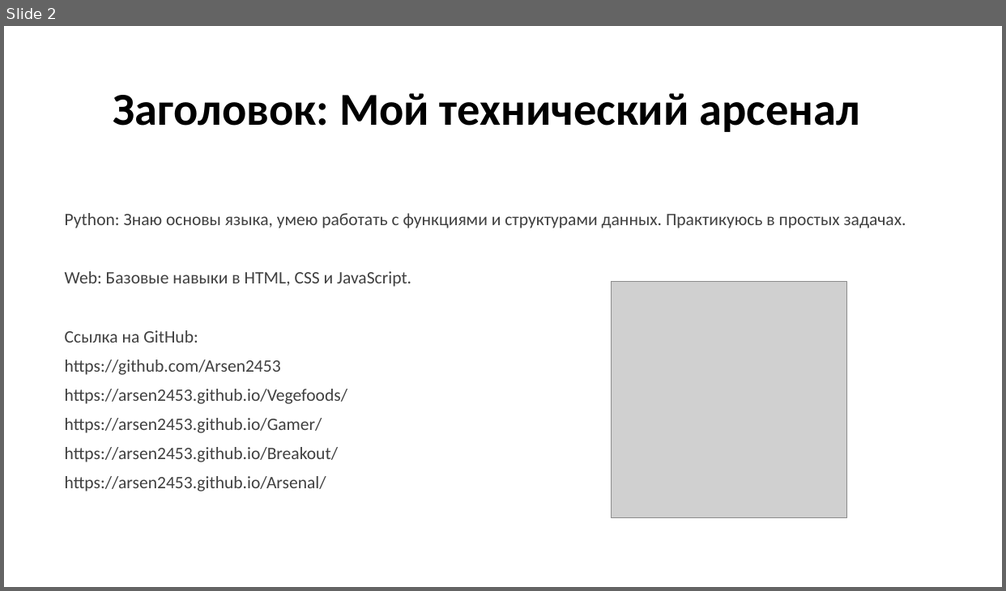
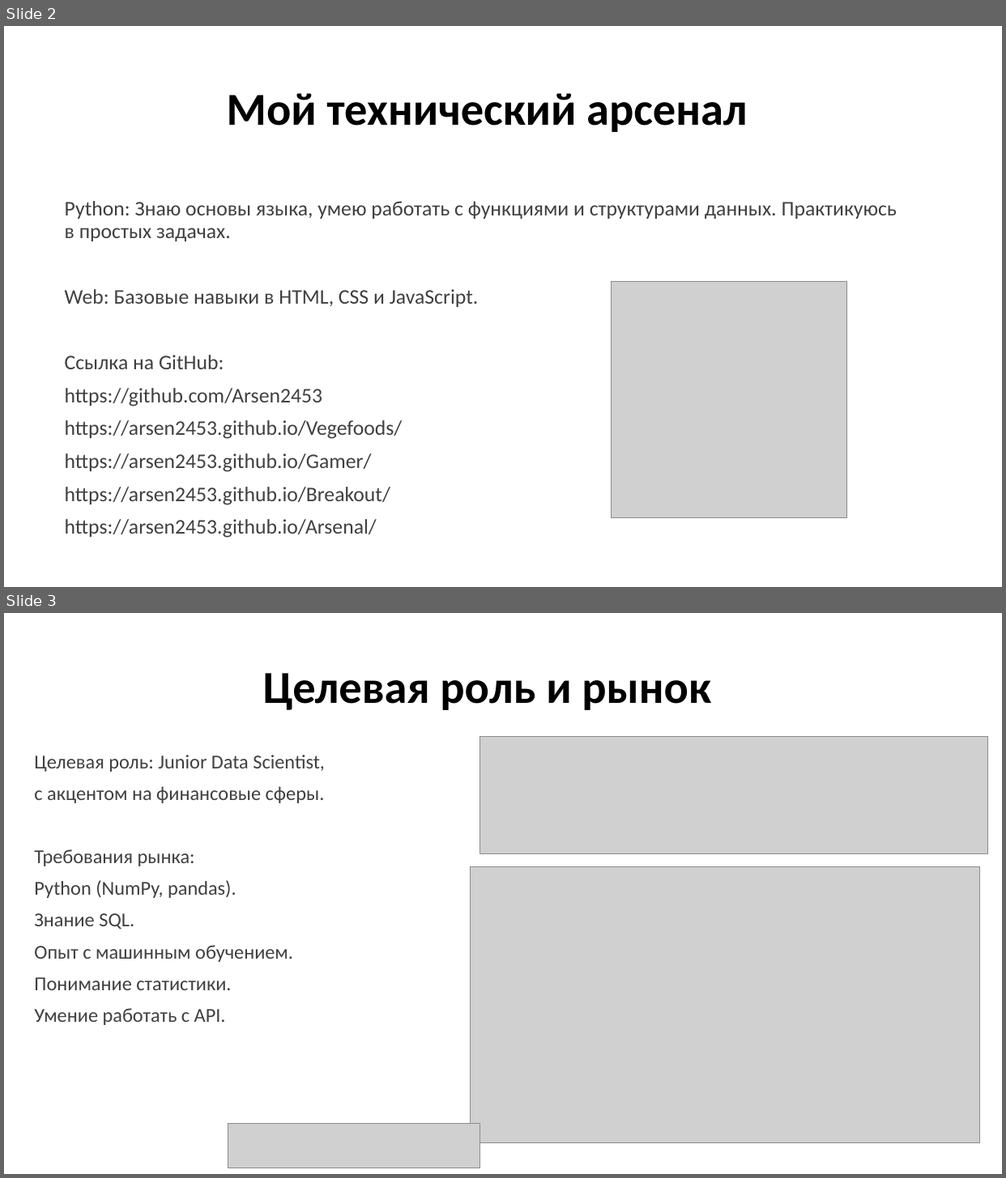
Before and after one commit to Arsen2453/Data-Science, a slide deck: HW1_Trajectory_Almazov_Arsen.pptx. Shown one above the other, each under a label of ours: slide 2 before the commit, slides 2 and 3 after it. The pictures are 1006x591 and 1006x1178 pixels, drawn with LibreOffice and Linux fonts; fonts in the diff are those of the drawing; grey boxes stand for pictures. Boxes give left, top, right and bottom in pixels: in the first picture for what was removed or moved away, otherwise in the second. Text is boxed around its words. In the diff, an @@ line names an element or a change of style, - is before the commit and + after.

```diff
--- a/HW1_Trajectory_Almazov_Arsen.pptx
+++ b/HW1_Trajectory_Almazov_Arsen.pptx
@@ slide 3 added at (x1=4, y1=613, x2=1002, y2=1174), background #FFFFFF @@
@@ title added at (x1=263, y1=673, x2=710, y2=710), 44 pt, text #000000, bold @@
+Целевая роль и рынок
@@ text added at (x1=34, y1=755, x2=325, y2=1025), 19 pt, text #404040 @@
+Целевая роль: Junior Data Scientist,
+с акцентом на финансовые сферы.
+Требования рынка:
+Python (NumPy, pandas).
+Знание SQL.
+Опыт с машинным обучением.
+Понимание статистики.
+Умение работать с API.
@@ picture added at (x1=480, y1=736, x2=987, y2=854) @@
@@ picture added at (x1=471, y1=867, x2=979, y2=1144) @@
@@ picture added at (x1=228, y1=1123, x2=481, y2=1169) @@
@@ slide 2 changed as well @@
@@ title at (x1=227, y1=93, x2=747, y2=132): text changed @@
-Заголовок: Мой технический арсенал
+Мой технический арсенал
@@ text "Python: Знаю основы языка, умею ..." at (x1=65, y1=201, x2=897, y2=538): size 16.8 to 20 pt @@
```
Also in this commit, not shown: 1 other slide changed, 2 other slides added, 1 slide removed.
